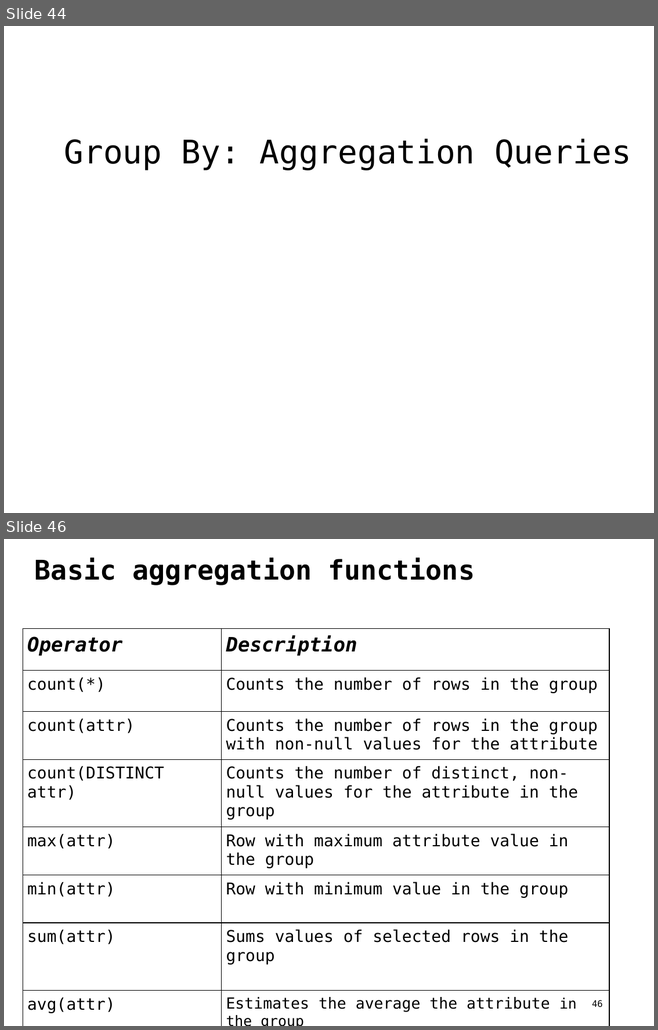
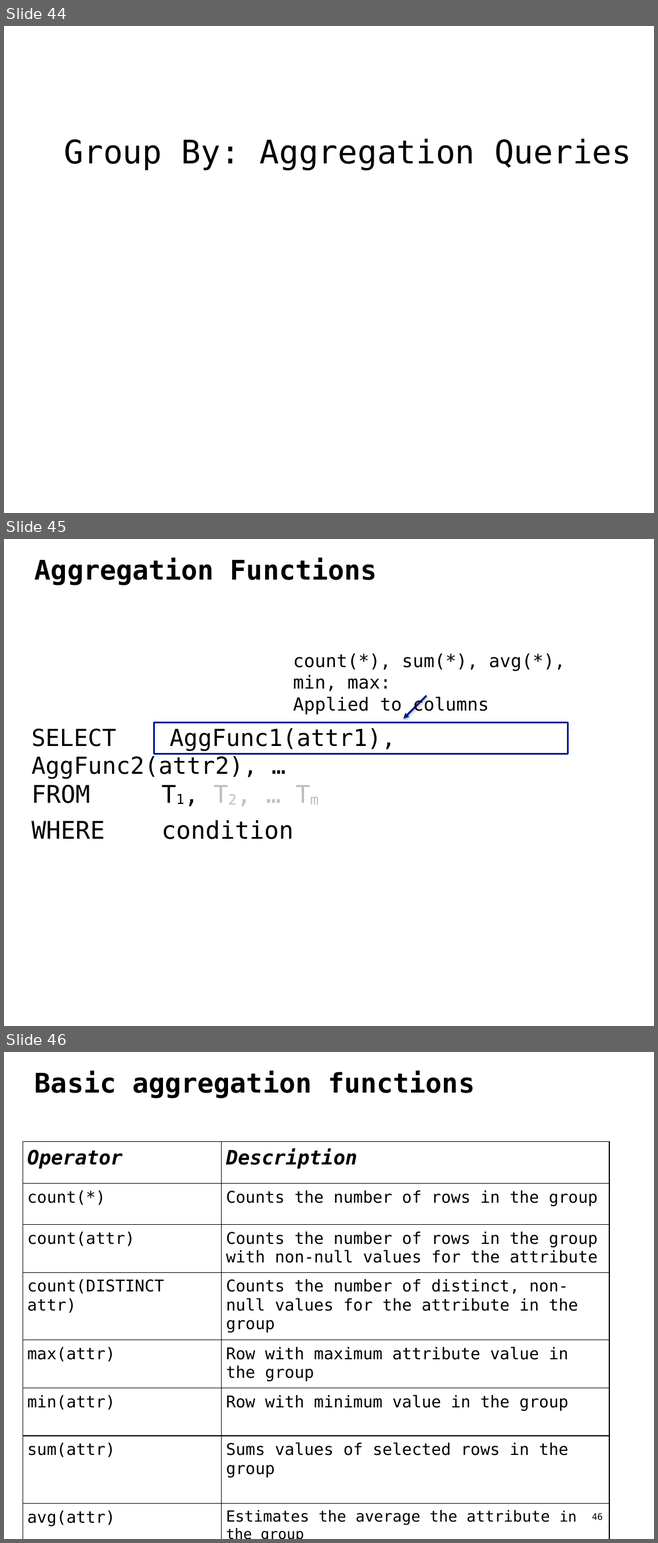
Before and after one commit to ipeirotis/introduction-to-databases, a slide deck: C-SQL.pptx. Shown one above the other, each under a label of ours: slides 44 and 46 before the commit, slides 44, 45 and 46 after it; the slides between them are not shown. The pictures are 658x1030 and 658x1543 pixels, drawn with LibreOffice and Linux fonts; fonts in the diff are those of the drawing. Boxes give left, top, right and bottom in pixels: in the first picture for what was removed or moved away, otherwise in the second. Text is boxed around its words. In the diff, an @@ line names an element or a change of style, - is before the commit and + after.

```diff
--- a/C-SQL.pptx
+++ b/C-SQL.pptx
@@ slide 45 added at (4, 539, 654, 1026), background #FFFFFF @@
@@ text added at (35, 558, 377, 585), 30 pt, text #000000, bold @@
+Aggregation Functions
@@ text added at (293, 653, 565, 714), 20 pt, text #000000 @@
+count(*), sum(*), avg(*), min, max:
+Applied to columns
@@ arrow added from (426, 696) to (404, 719), #011993 2 pt @@
@@ text added at (31, 728, 395, 839), 26 pt, text #000000 @@
+SELECT AggFunc1(attr1), AggFunc2(attr2), …
+FROM T1, T2, … Tm
+WHERE condition
@@ rectangle added at (154, 723, 568, 754), outline #011993 2 pt @@
```
Also in this commit, not shown: 3 slides changed, 1 other slide added, 2 slides removed.
